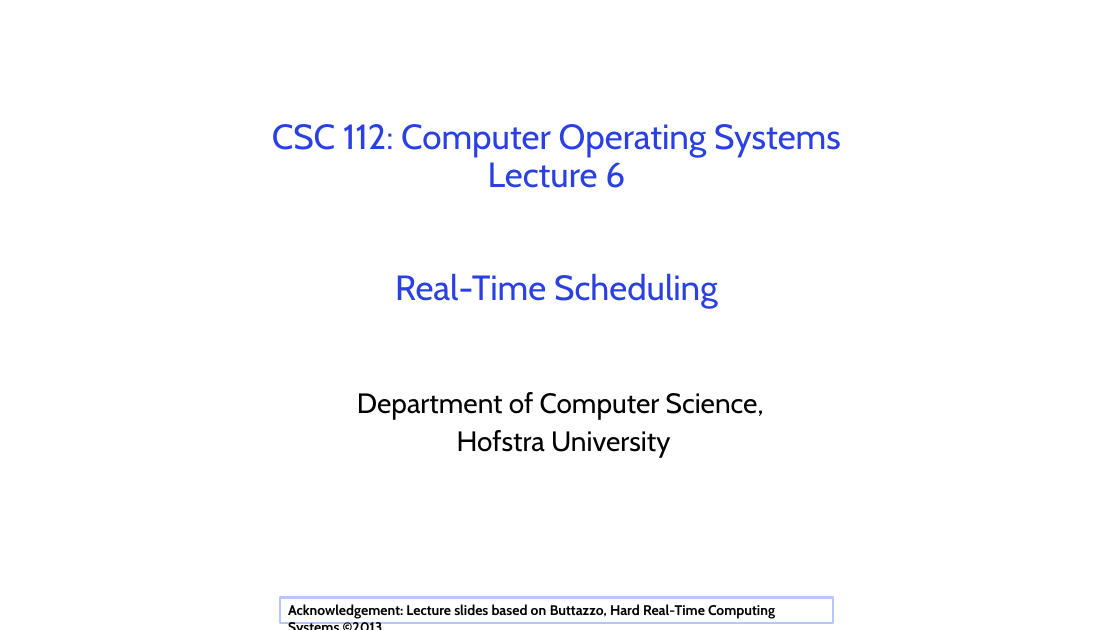
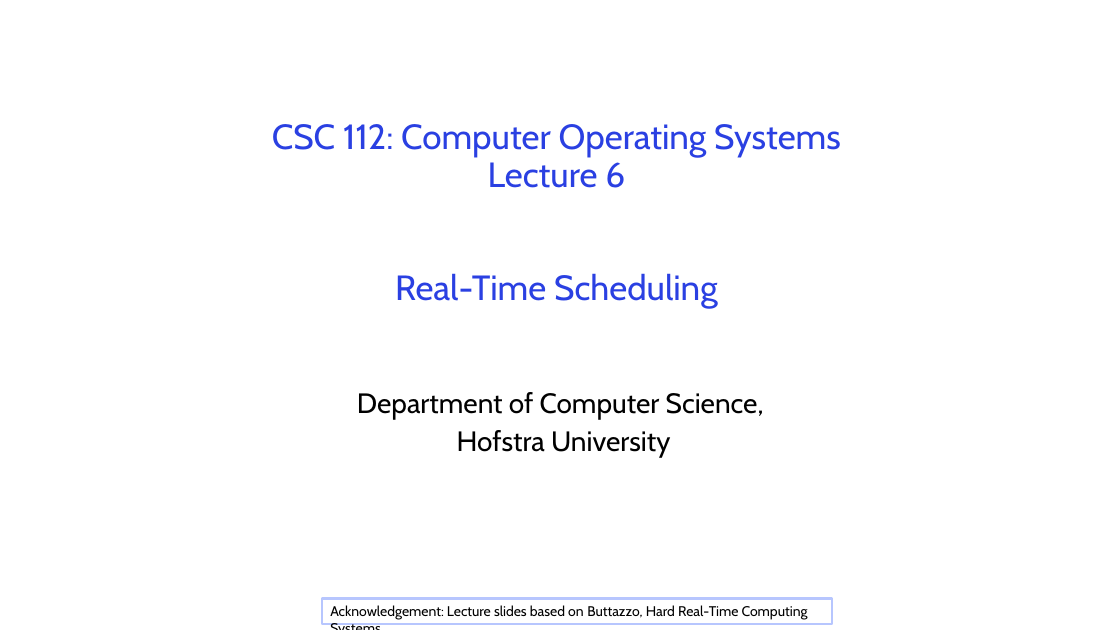
Before and after one commit to guhofstra/CSC256Fa25, a slide deck: slide 1 of PPTs/L6-RTScheduling.pptx. Drawn at 1120x630 pixels with LibreOffice and Linux fonts; fonts in the diff are those of the drawing. Boxes give left, top, right and bottom in pixels: in the first picture for what was removed or moved away, otherwise in the second. Text is boxed around its words. In the diff, an @@ line names an element or a change of style, - is before the commit and + after.

```diff
--- a/PPTs/L6-RTScheduling.pptx
+++ b/PPTs/L6-RTScheduling.pptx
@@ rectangle "Acknowledgement: Lecture slides based on ...": place and size @@
-rectangle "Acknowledgement: Lecture slides based on ..." at <box>280,597,833,623</box>
+rectangle "Acknowledgement: Lecture slides based on ..." at <box>322,599,832,624</box>
@@ text in rectangle at <box>330,605,808,620</box>: text changed; bold off @@
-Acknowledgement: Lecture slides based on Buttazzo, Hard Real-Time Computing Systems ©2013
+Acknowledgement: Lecture slides based on Buttazzo, Hard Real-Time Computing Systems
```
Also in this commit, not shown: 2 other slides changed, 4 other files.
